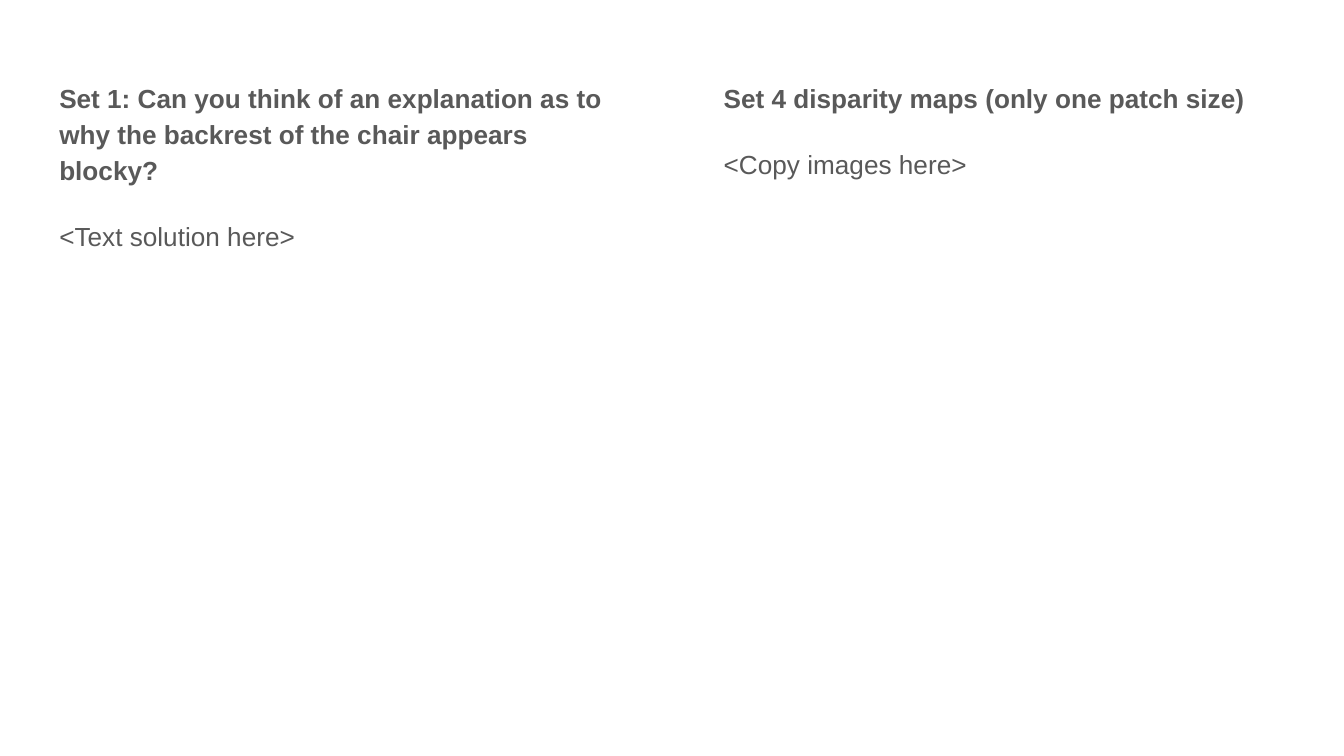
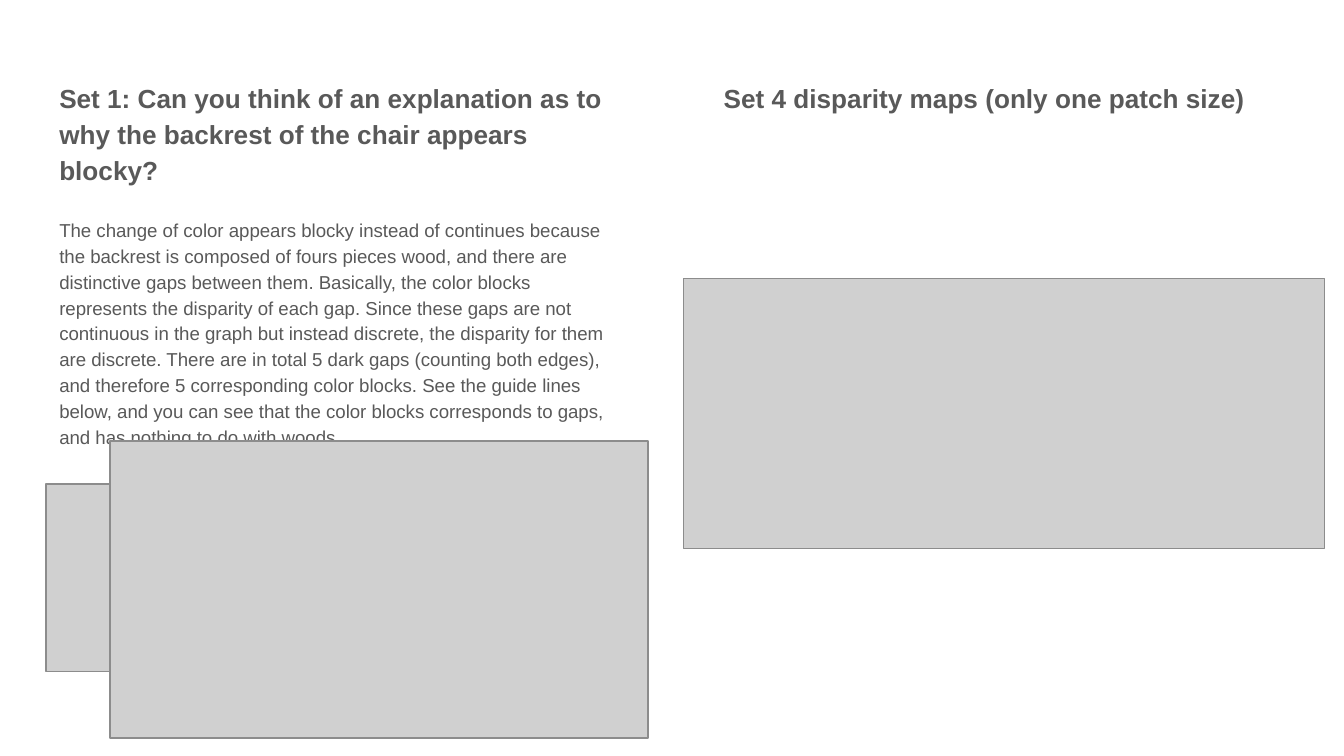
Before and after one commit to jielyugt/depth_estimation, a slide deck: slide 7 of proj4_template.pptx. Drawn at 1344x756 pixels with LibreOffice and Linux fonts; fonts in the diff are those of the drawing; grey boxes stand for pictures. Boxes give left, top, right and bottom in pixels: in the first picture for what was removed or moved away, otherwise in the second. Text is boxed around its words. In the diff, an @@ line names an element or a change of style, - is before the commit and + after.

```diff
--- a/proj4_template.pptx
+++ b/proj4_template.pptx
@@ text at bbox=[724, 155, 967, 180]: paragraph removed @@
-<Copy images here>
@@ text at bbox=[59, 223, 604, 448]: text changed; size 14 to 10 pt @@
-<Text solution here>
+The change of color appears blocky instead of continues because the backrest is composed of fours pieces wood, and there are distinctive gaps between them. Basically, the color blocks represents the disparity of each gap. Since these gaps are not continuous in the graph but instead discrete, the disparity for them are discrete. There are in total 5 dark gaps (counting both edges), and therefore 5 corresponding color blocks. See the guide lines below, and you can see that the color blocks corresponds to gaps, and has nothing to do with woods.
@@ picture added at bbox=[683, 278, 1324, 548] @@
@@ picture added at bbox=[110, 441, 648, 738] @@
@@ picture added at bbox=[46, 484, 571, 671] @@
```
Also in this commit, not shown: 13 other slides changed.
